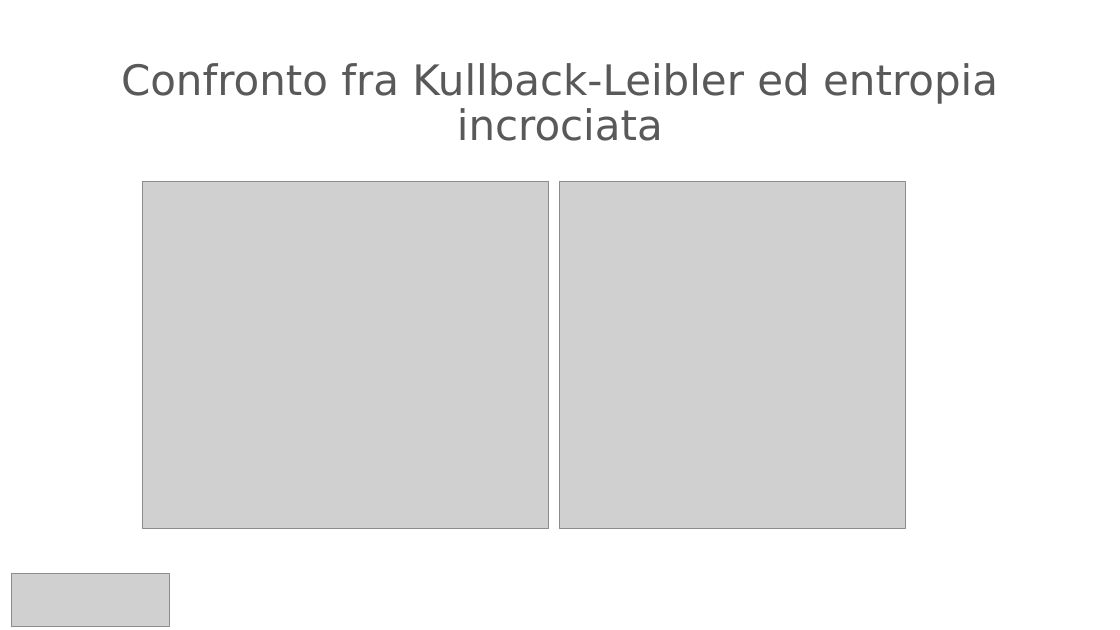
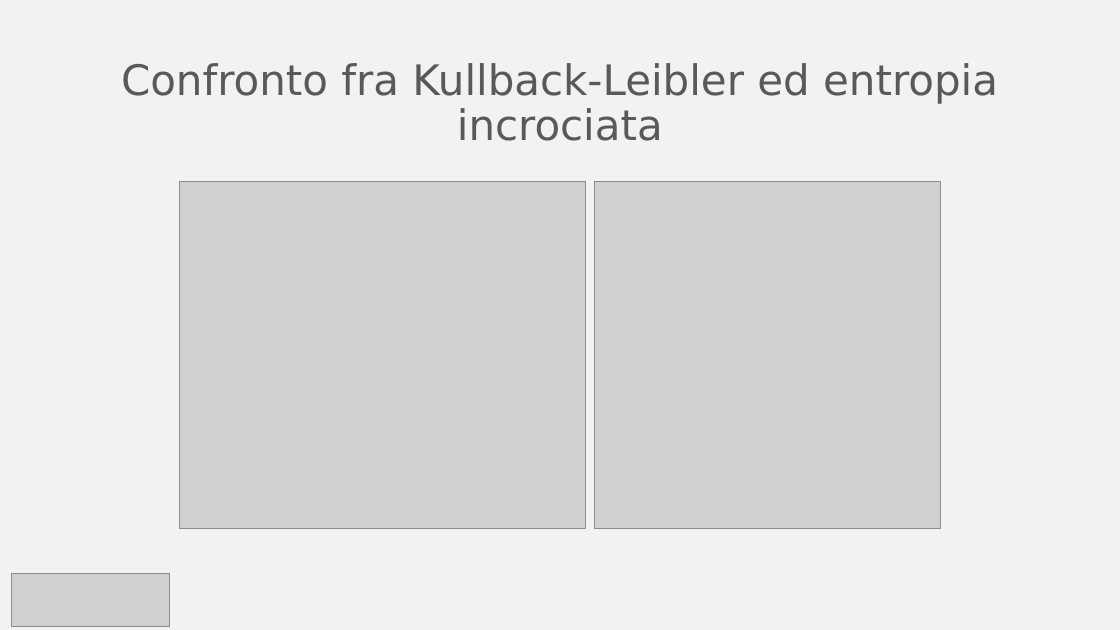
Before and after one commit to fratorgano/dimensionality-reduction, a slide deck: slide 17 of umap/UMAP.pptx. Drawn at 1120x630 pixels with LibreOffice and Linux fonts; fonts in the diff are those of the drawing; grey boxes stand for pictures. Boxes give left, top, right and bottom in pixels: in the first picture for what was removed or moved away, otherwise in the second. Text is boxed around its words. In the diff, an @@ line names an element or a change of style, - is before the commit and + after.

Commit message:
fixed background color

```diff
--- a/umap/UMAP.pptx
+++ b/umap/UMAP.pptx
@@ background #FFFFFF to #F2F2F2 @@
@@ picture: place and size @@
-picture at <box>143,181,549,528</box>
+picture at <box>180,181,586,528</box>
@@ picture: place and size @@
-picture at <box>560,181,905,528</box>
+picture at <box>595,181,940,528</box>
```
Also in this commit, not shown: 3 other slides changed.
